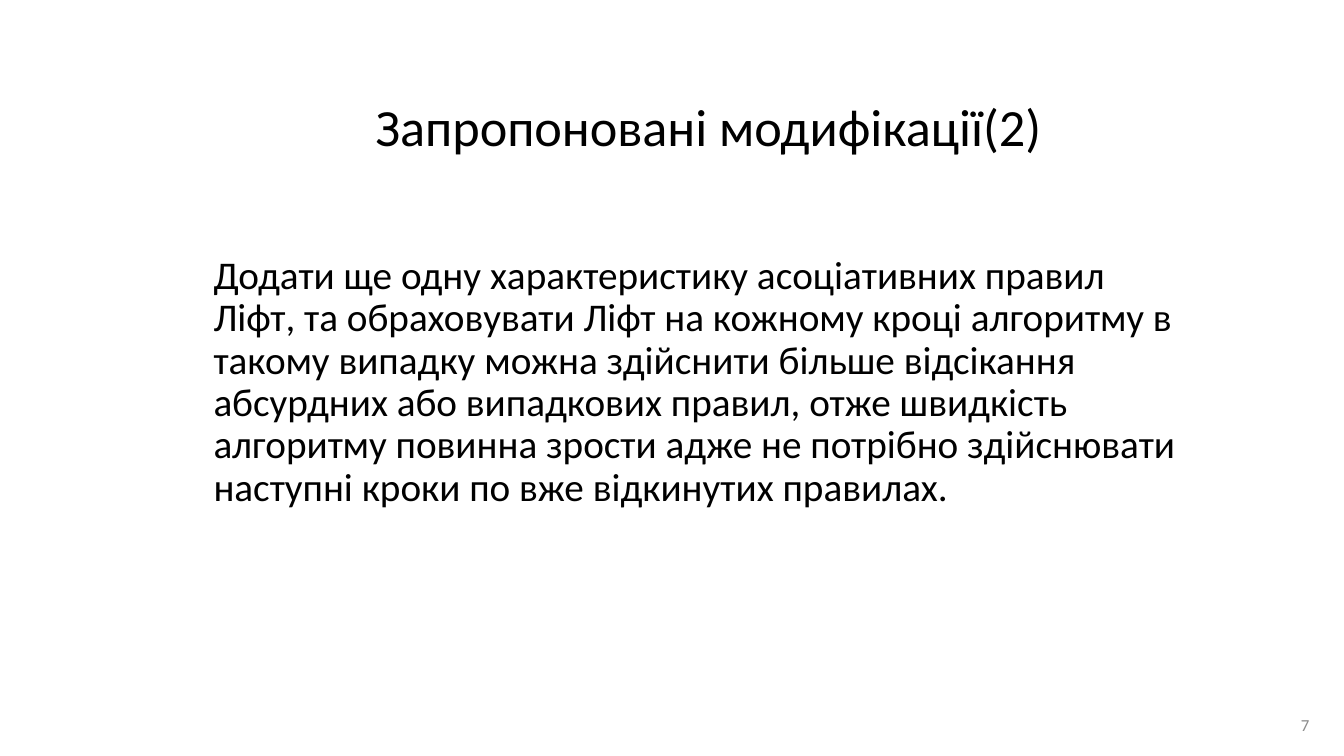
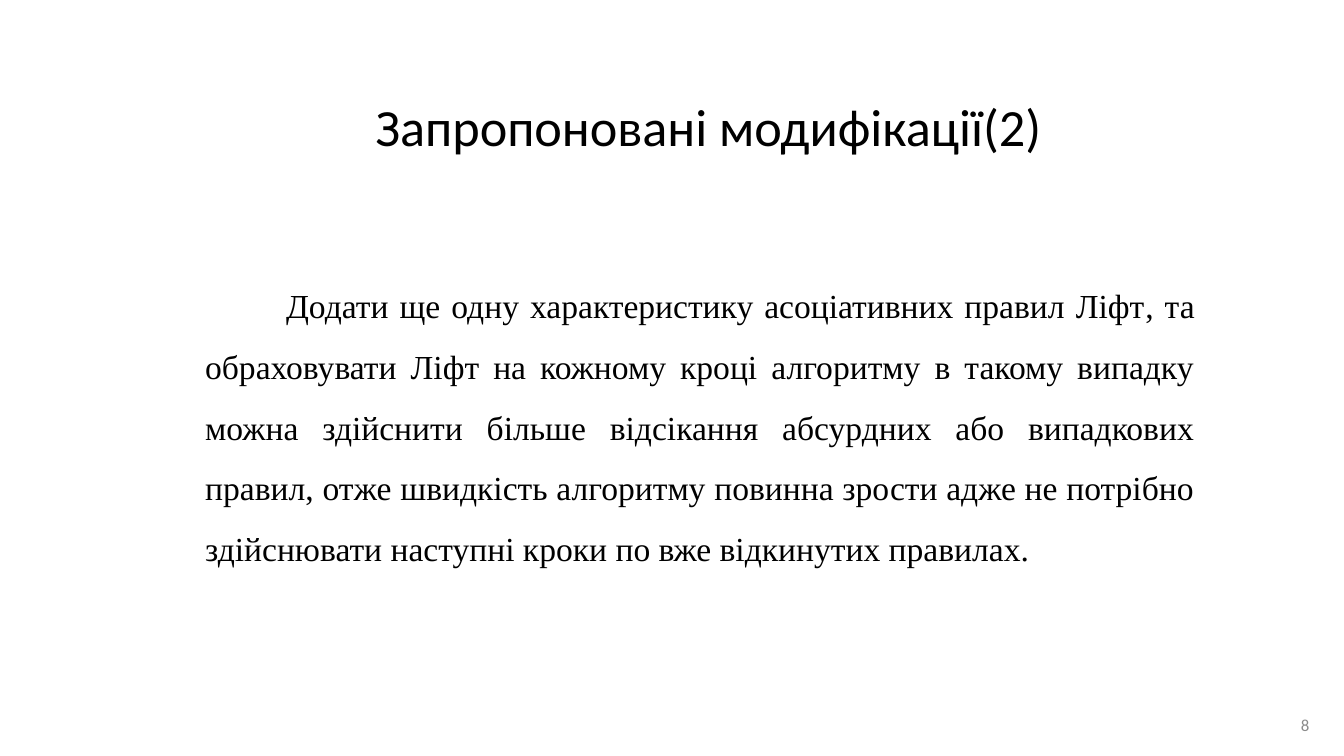
Before and after one commit to AndriiHavryliuk1/master2, a slide deck: slide 8 of docs/Дослідження_роботи_алгоритму_apriori.pptx (slide 7 before the commit). Drawn at 1344x756 pixels with LibreOffice and Linux fonts; fonts in the diff are those of the drawing. Boxes give left, top, right and bottom in pixels: in the first picture for what was removed or moved away, otherwise in the second. Text is boxed around its words. In the diff, an @@ line names an element or a change of style, - is before the commit and + after.

```diff
--- a/docs/Дослідження_роботи_алгоритму_apriori.pptx
+++ b/docs/Дослідження_роботи_алгоритму_apriori.pptx
@@ text "Додати ще одну характеристику асоціативних ..." at (205,294,1195,567): size 21 to 18 pt, font Calibri to Times New Roman, highlight none to #FFFFFF; alignment left to justified; indent changed; line spacing 0.9 to 1.5 @@
@@ page number at (1301,719,1310,731): text changed @@
-7
+8
```
Also in this commit, not shown: 5 other slides changed, 7 slides added, 4 slides removed, 1 other file.
